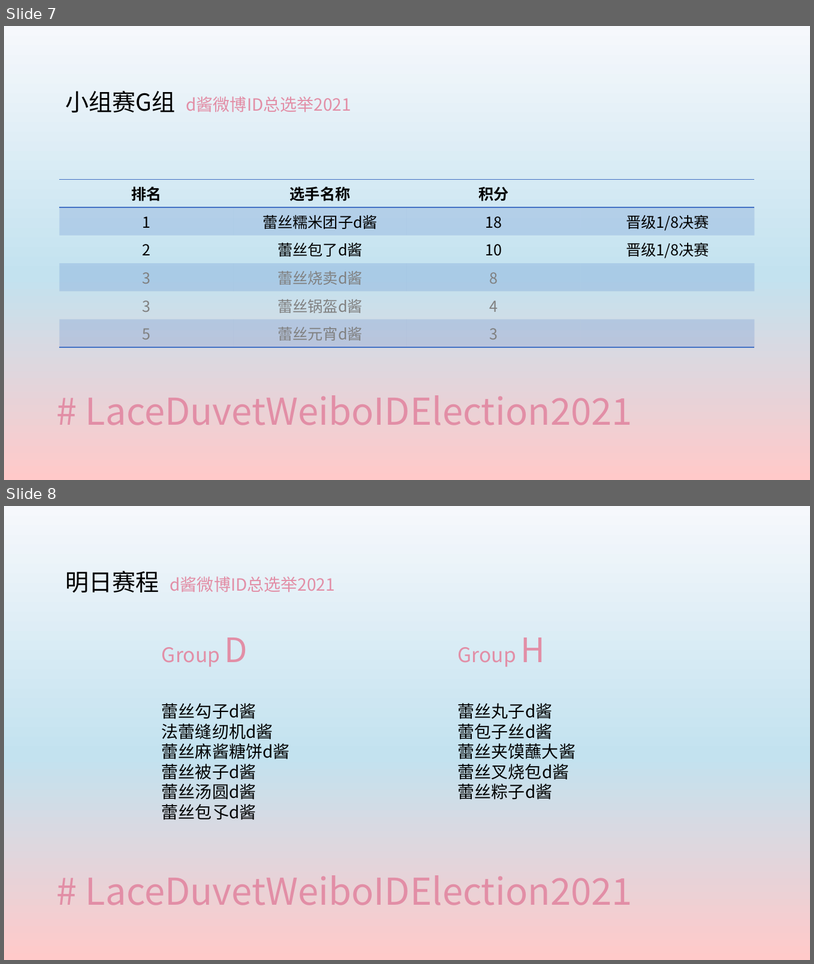
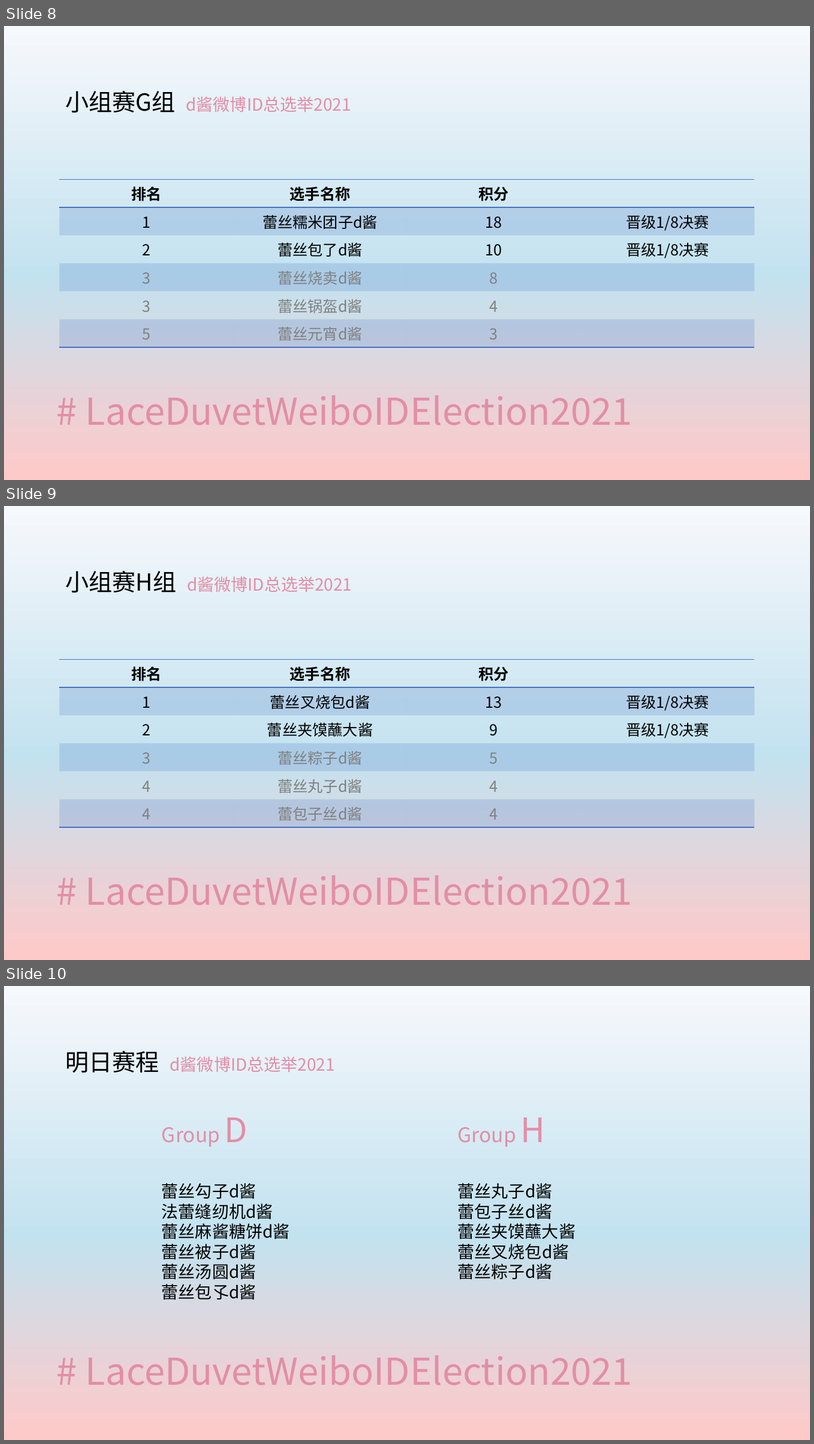
Before and after one commit to yyyeying/LaceDuvetWeiboIDElection2021, a slide deck: documents/race_profile/result_board.pptx. Shown one above the other, each under a label of ours: slides 7 and 8 before the commit, slides 8, 9 and 10 after it. The pictures are 814x964 and 814x1444 pixels, drawn with LibreOffice and Linux fonts; fonts in the diff are those of the drawing. Boxes give left, top, right and bottom in pixels: in the first picture for what was removed or moved away, otherwise in the second. Text is boxed around its words. In the diff, an @@ line names an element or a change of style, - is before the commit and + after.

Commit message:
更新小组赛第四天结果

```diff
--- a/documents/race_profile/result_board.pptx
+++ b/documents/race_profile/result_board.pptx
@@ slide 9 added at bbox=[4, 506, 810, 960], background gradient #F6F8FC to #C3E2EF to #FFC9C9 @@
@@ text added at bbox=[65, 571, 352, 592], 20 pt, text #E28EA6 @@
+小组赛H组 d酱微博ID总选举2021
@@ table added at bbox=[60, 659, 756, 823], 6 rows, 4 columns @@
+排名 | 选手名称 | 积分 | 
+1 | 蕾丝叉烧包d酱 | 13 | 晋级1/8决赛
+2 | 蕾丝夹馍蘸大酱 | 9 | 晋级1/8决赛
+3 | 蕾丝粽子d酱 | 5 | 
+4 | 蕾丝丸子d酱 | 4 | 
+4 | 蕾包子丝d酱 | 4 | 
@@ title added at bbox=[86, 875, 633, 905], 44 pt, text #E28EA6 @@
+# LaceDuvetWeiboIDElection2021
@@ what was slide 7 is now slide 8 @@
@@ what was slide 8 is now slide 10 @@
```
Also in this commit, not shown: 2 slides changed, 1 other slide added, 17 other files.
